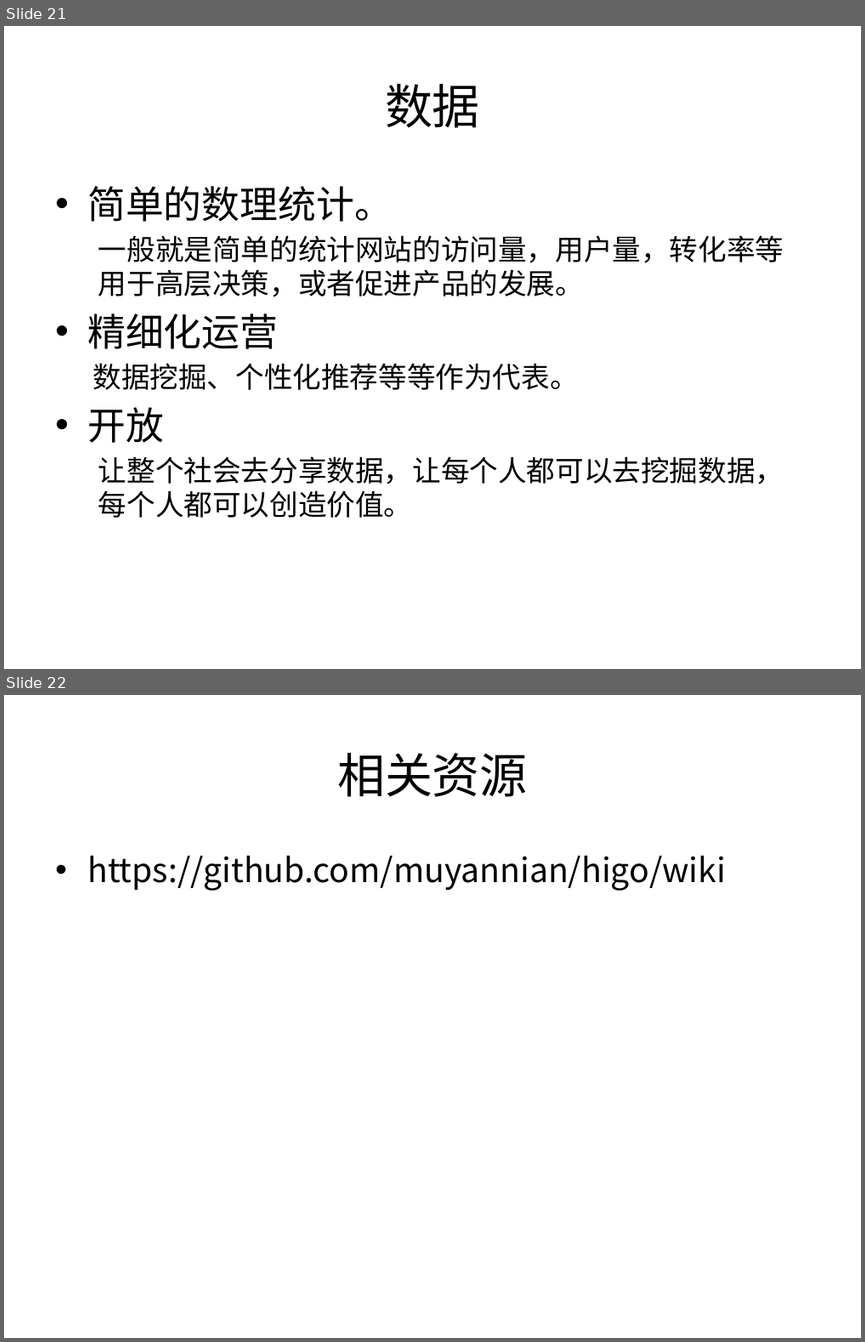
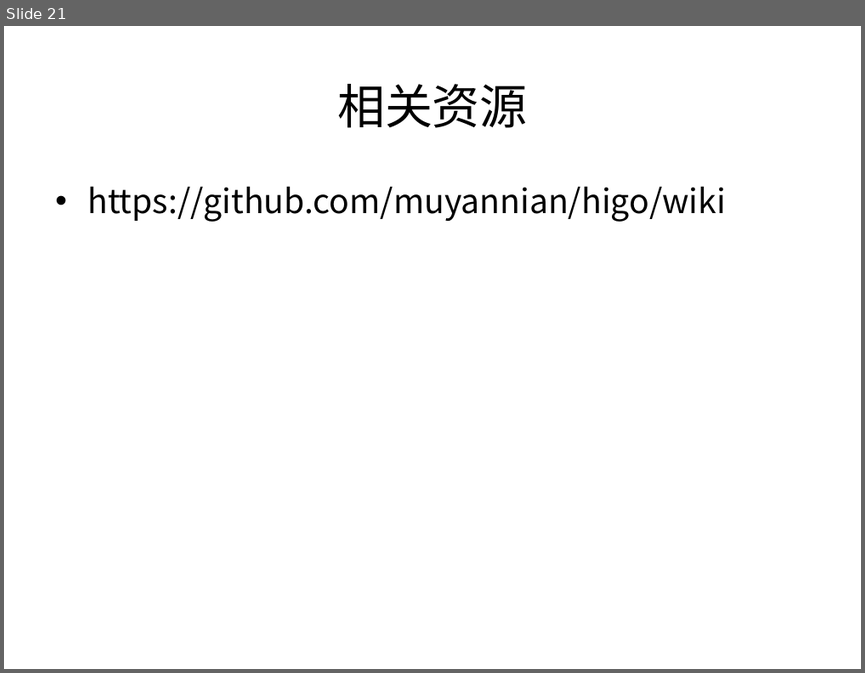
Before and after one commit to muyannian/higo, a slide deck: doc/higo.pptx. Shown one above the other, each under a label of ours: slides 21 and 22 before the commit, slide 21 after it. The pictures are 865x1342 and 865x673 pixels, drawn with LibreOffice and Linux fonts; fonts in the diff are those of the drawing; background and template pictures are left out. Boxes give left, top, right and bottom in pixels: in the first picture for what was removed or moved away, otherwise in the second. Text is boxed around its words. In the diff, an @@ line names an element or a change of style, - is before the commit and + after.

```diff
--- a/doc/higo.pptx
+++ b/doc/higo.pptx
@@ slide 21 removed at [4,26,861,669], background picture (left out) @@
@@ title removed at [385,84,480,128] @@
-数据
@@ text removed at [87,186,783,517] @@
-• 简单的数理统计。
-  一般就是简单的统计网站的访问量，用户量，转化率等用于高层决策，或者促进产品的发展。
-• 精细化运营
-  数据挖掘、个性化推荐等等作为代表。
-• 开放
-  让整个社会去分享数据，让每个人都可以去挖掘数据，每个人都可以创造价值。
@@ what was slide 22 is now slide 21 @@
```
Also in this commit, not shown: 1 slide changed.
